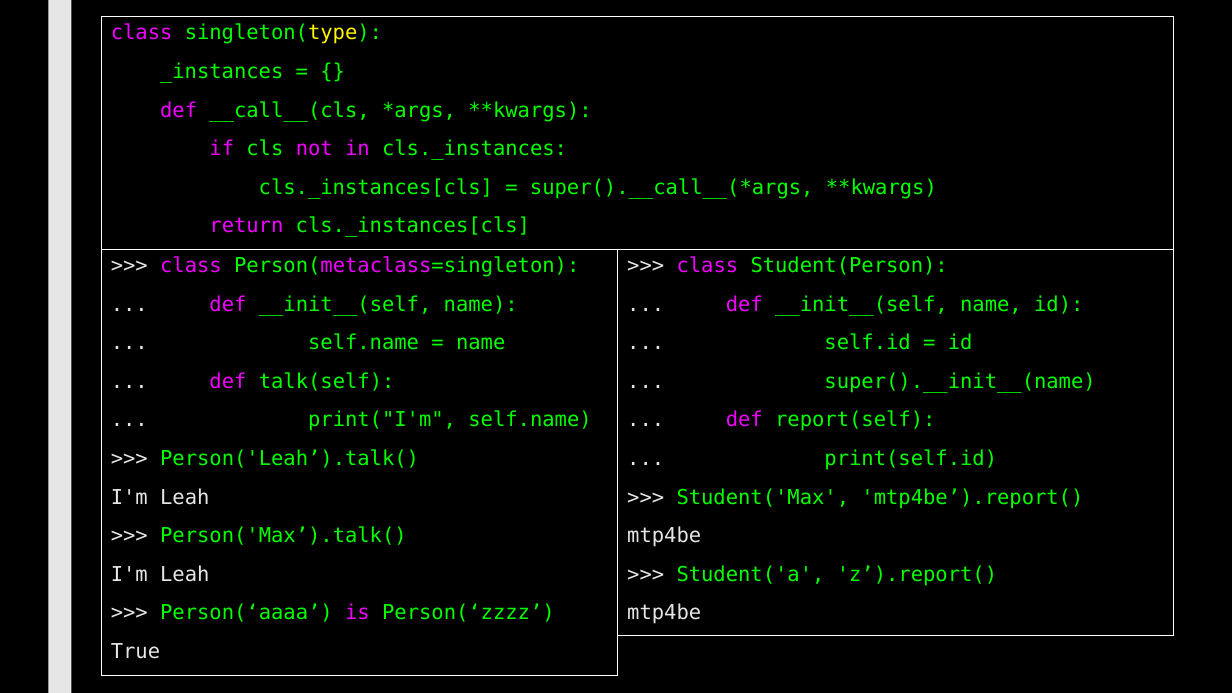
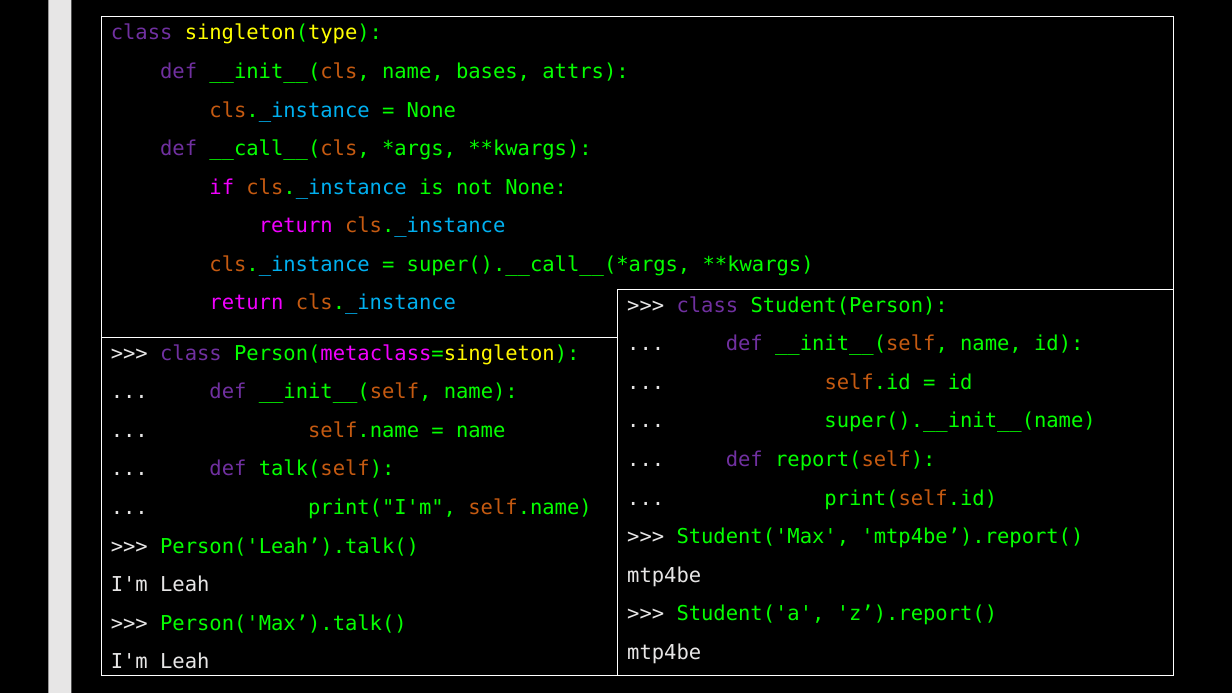
Before and after one commit to max7patek/metaprogramming, a slide deck: slide 14 of slides/05-Metaclasses.pptx (slide 15 before the commit). Drawn at 1232x693 pixels with LibreOffice and Linux fonts; fonts in the diff are those of the drawing. Boxes give left, top, right and bottom in pixels: in the first picture for what was removed or moved away, otherwise in the second. Text is boxed around its words. In the diff, an @@ line names an element or a change of style, - is before the commit and + after.

```diff
--- a/slides/05-Metaclasses.pptx
+++ b/slides/05-Metaclasses.pptx
@@ rectangle "class singleton(type):": place and size @@
-rectangle "class singleton(type):" at bbox=[102, 17, 1174, 250]
+rectangle "class singleton(type):" at bbox=[102, 17, 1174, 337]
@@ text in rectangle at bbox=[111, 23, 591, 160]: text colour #F200FF to #7030A0 in "class", "def"; text colour #05FF00 to #FFFF00, text colour #FFF700 to #FFFF00 in "singleton(type):"; text colour #05FF00 to #C55A11 in "__call__(cls," @@
@@ text in rectangle at bbox=[160, 62, 628, 122]: text changed @@
-_instances = {}
+def __init__(cls, name, bases, attrs):
+cls._instance = None
@@ text in rectangle at bbox=[209, 178, 814, 314]: text changed @@
-if cls not in cls._instances:
-cls._instances[cls] = super().__call__(*args, **kwargs)
-return cls._instances[cls]
+if cls._instance is not None:
+return cls._instance
+cls._instance = super().__call__(*args, **kwargs)
+return cls._instance
@@ rectangle ">>> class Student(Person):": place and size @@
-rectangle ">>> class Student(Person):" at bbox=[618, 250, 1174, 636]
+rectangle ">>> class Student(Person):" at bbox=[618, 289, 1174, 676]
@@ text in rectangle at bbox=[677, 296, 1083, 510]: text colour #F200FF to #7030A0 in "class", "def", "def"; text colour #05FF00 to #C55A11 in "__init__(self,", "self.id", "report(self):", "print(self.id)" @@
@@ rectangle ">>> class Person(metaclass=singleton):": place and size @@
-rectangle ">>> class Person(metaclass=singleton):" at bbox=[102, 250, 618, 676]
+rectangle ">>> class Person(metaclass=singleton):" at bbox=[102, 337, 618, 676]
@@ text in rectangle at bbox=[160, 344, 591, 519]: text colour #F200FF to #7030A0 in "class", "def", "def"; text colour #05FF00 to #FFF700 in "Person(metaclass=singleton):"; text colour #05FF00 to #C55A11 in "__init__(self,", "self.name", "talk(self):", "self.name)" @@
@@ text in rectangle at bbox=[111, 603, 555, 659]: paragraphs removed @@
->>> Person(‘aaaa’) is Person(‘zzzz’)
-True
```
Also in this commit, not shown: 9 other slides changed, 3 slides added, 10 slides removed.
